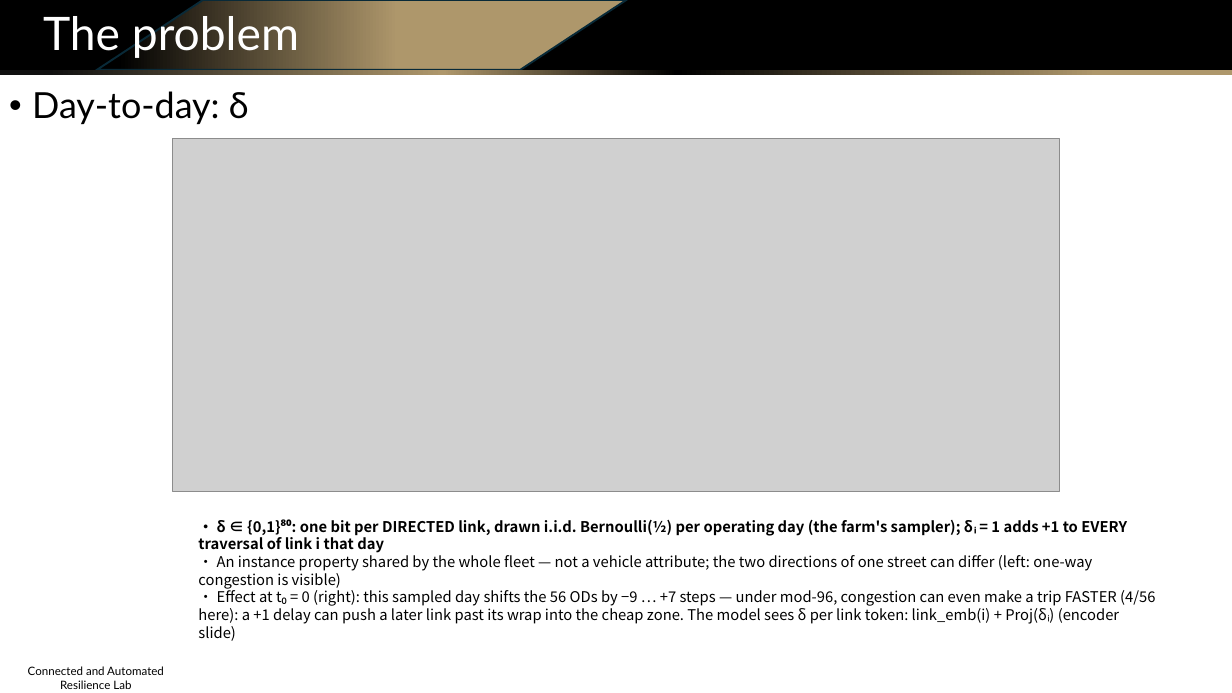
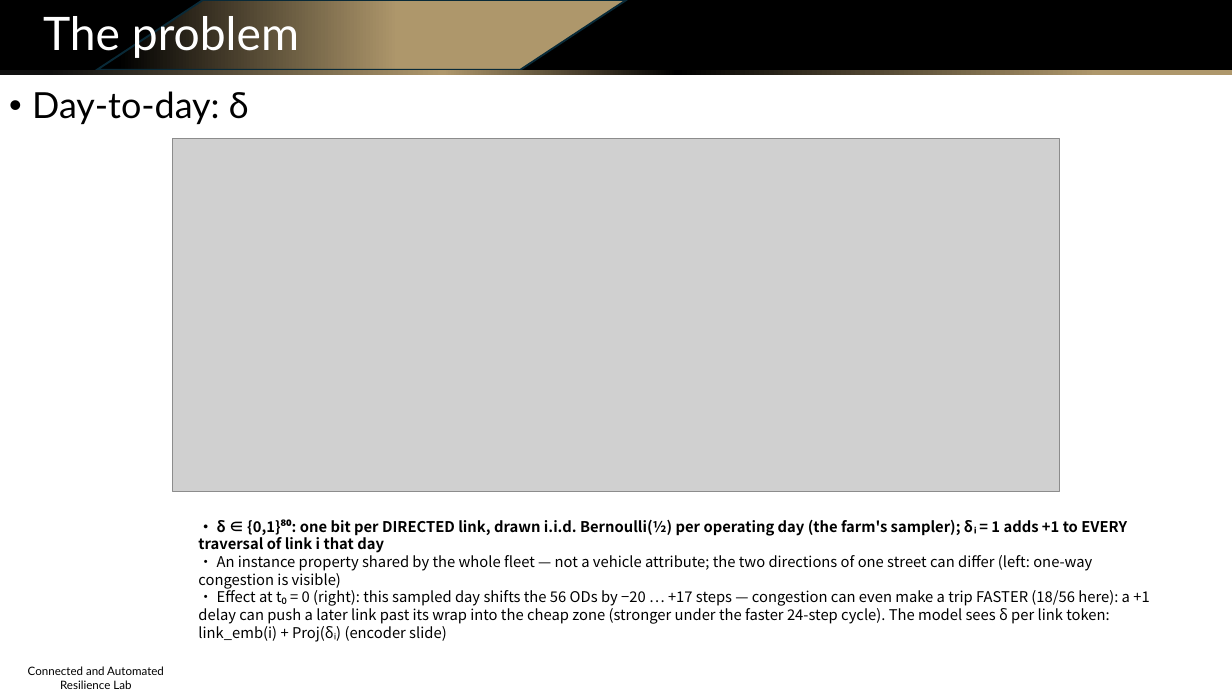
Before and after one commit to Dylan-Wyl10/RoboSense, a slide deck: slide 6 of experiments/20260804-budget-conditioning/ppt/sensing_routing_method_and_results.pptx. Drawn at 1232x693 pixels with LibreOffice and Linux fonts; fonts in the diff are those of the drawing; grey boxes stand for pictures; background and template pictures are left out. Boxes give left, top, right and bottom in pixels: in the first picture for what was removed or moved away, otherwise in the second. Text is boxed around its words. In the diff, an @@ line names an element or a change of style, - is before the commit and + after.

```diff
--- a/experiments/20260804-budget-conditioning/ppt/sensing_routing_method_and_results.pptx
+++ b/experiments/20260804-budget-conditioning/ppt/sensing_routing_method_and_results.pptx
@@ text at [198, 588, 1149, 642]: text changed @@
-• Effect at t₀ = 0 (right): this sampled day shifts the 56 ODs by −9 … +7 steps — under mod-96, congestion can even make a trip FASTER (4/56 here): a +1 delay can push a later link past its wrap into the cheap zone. The model sees δ per link token: link_emb(i) + Proj(δᵢ) (encoder slide)
+• Effect at t₀ = 0 (right): this sampled day shifts the 56 ODs by −20 … +17 steps — congestion can even make a trip FASTER (18/56 here): a +1 delay can push a later link past its wrap into the cheap zone (stronger under the faster 24-step cycle). The model sees δ per link token: link_emb(i) + Proj(δᵢ) (encoder slide)
```
Also in this commit, not shown: 12 other slides changed, 24 other files.
